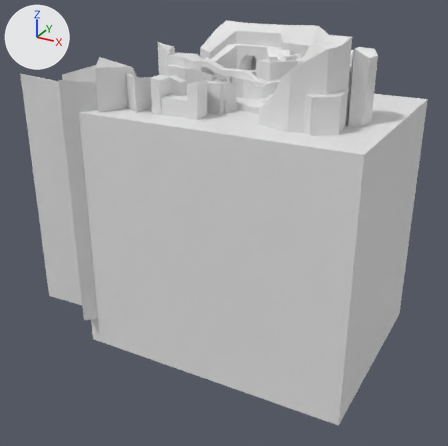
Two versions of the FBX model Assets/Blender/Environments/03-icycanals-environment.fbx, one commit apart.
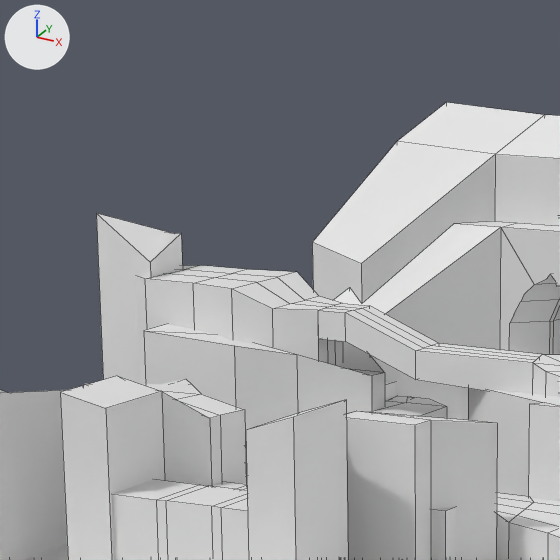
Old and new are each drawn whole from a 50 mm camera at (612.0, -1222.0, 247.0) aimed at (31.0, -167.0, -280.0) and again close up on the part from 31% to 56% of the width and 0% to 25% of the height. Every picture has the same lights, and +X, +Y and +Z are marked at upper left. The older version's two pictures come first. The close-ups show mesh edges as thin lines. Vertices at exactly the same position are counted once.

Names of what the first close-up shows: 'GlyphEnvironmentGroundB', 'GlyphEnvironmentGroundB.001', 'GlyphEnvironmentSpikes' and 1 more.
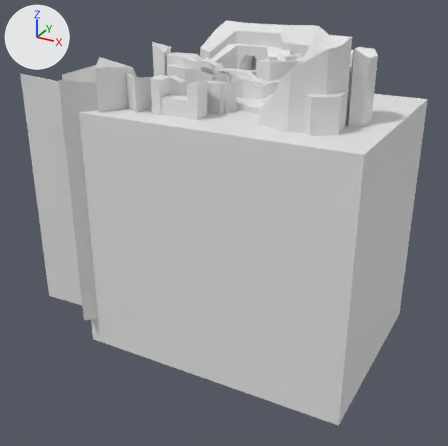
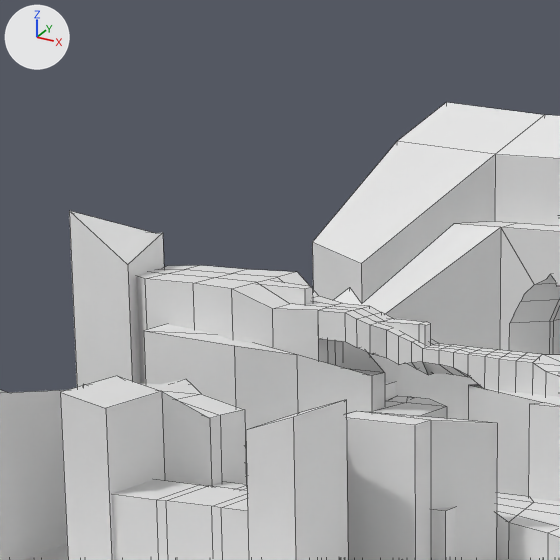
What changed in the scene script:
```text
Change me_cube_006:
    used by ob_glyphenvironmentgroundb; location = (0.0, 0.0, 0.0)
    remove me_cube_006.from_pydata(...)  # 942 vertices, 899 faces; spans x -154.0..305.0, y -309.0..47.0, z -515.0..70.0
    add me_cube_006.from_pydata(...)  # 982 vertices, 938 faces; spans x -154.0..305.0, y -309.0..47.0, z -515.0..70.0
    me_cube_006 part 1
    10 vertices are removed from x -21.0..19.0, y -17.0..-6.0, z -505.0..0.0
    24 faces are deleted
    8 vertices move from x -21.0..21.0, y -6.0..8.0, z -500.0..0.0 to x -33.0..21.0, y 13.0..34.0, z -501.0..0.0
    31 vertices are added at x -76.0..19.0, y -127.0..47.0, z -503.0..2.0
    19 new vertices lie (0.0, 0.0, 500.0) away from vertices in x -76.0..19.0, y -127.0..47.0, z -503.0..-449.0
    63 new faces join them
Change me_cube_003:
    used by ob_glyphenvironmentgroundb_001; location = (0.0, 0.0, 0.0)
    remove me_cube_003.from_pydata(...)  # 32 vertices, 28 faces; spans x -38.2..57.2, y -135.6..-116.3, z 18.8..44.5
    add me_cube_003.from_pydata(...)  # 120 vertices, 114 faces; spans x -38.2..57.2, y -135.6..-116.3, z 18.8..44.5
    me_cube_003 part 2: 2 vertices moved from x 5.7..5.8, y -128.8..-122.6, z 21.3 to x 5.7..5.8, y -124.8..-120.2, z 21.3; 4 vertices removed from x 5.7..5.8, y -135.1..-122.6, z 21.3..32.5; 92 vertices added at x -20.4..49.8, y -135.6..-116.3, z 19.2..42.5
Change me_cube_008:
    where me_cube_008.from_pydata(...)  # 679 vertices, 499 faces; spans x -235.0..326.0, y -350.0..97.0, z -577.0..121.0
    used by ob_glyphenvironmentspikes; location = (0.1, -0.2, 0.0)
    me_cube_008 part 3: the loose piece of 10 vertices spanning x -157.0..-115.0, y -137.0..-89.0, z -442.0..74.0 is scaled about its middle by (1.1, 1.1, 1), then moved by (-9.0, -4.0, 0.0)
```

Changed parts and their boxes (x1, y1, x2, y2) in the close-ups (560 x 560 px; the box of a moved part takes in the faces that stretch with it):
part 1 of me_cube_006, built on: after (260, 281, 313, 305)
part 2 of me_cube_003, cut back: (353, 306, 531, 392) in both
part 3 of me_cube_008, moved or reshaped: before (96, 213, 183, 384); after (69, 211, 164, 387)
